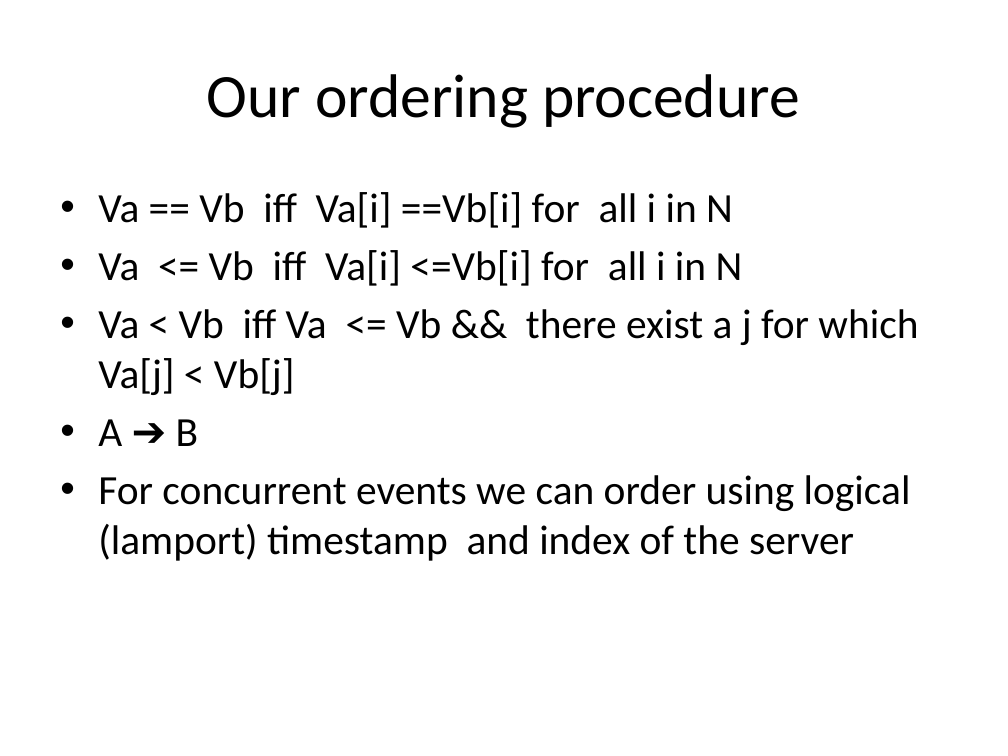
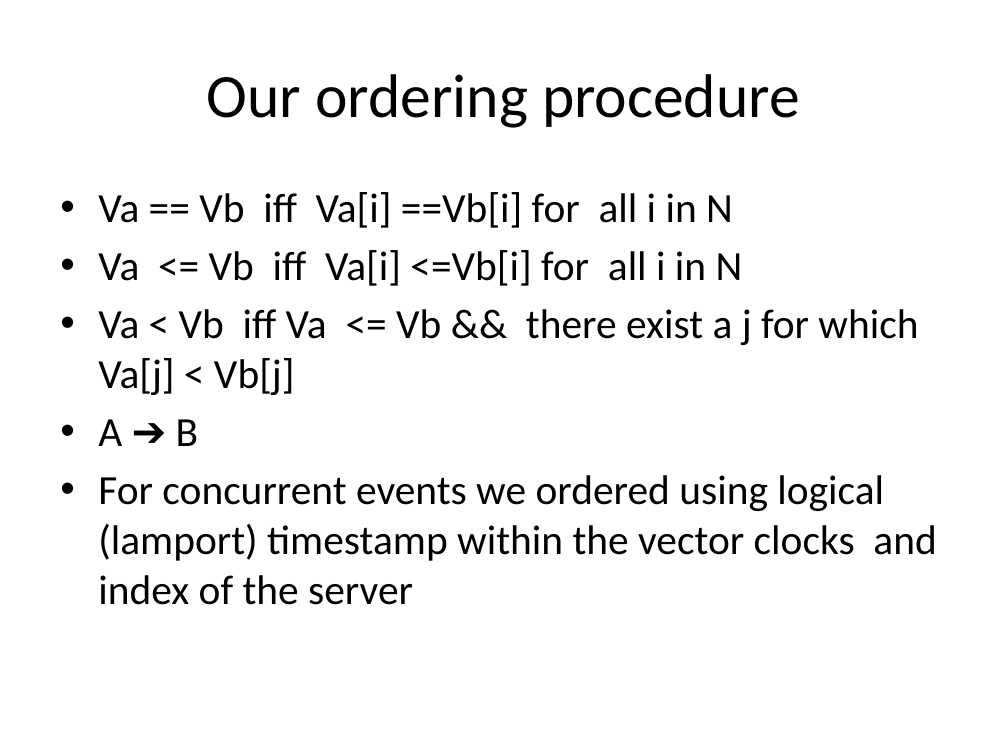
Before and after one commit to RajibTheKing/Distributed-System, a slide deck: slide 7 of Lab_Excercises/Lab3/Lab 3 (Distributed System).pptx. Drawn at 1008x756 pixels with LibreOffice and Linux fonts; fonts in the diff are those of the drawing. Boxes give left, top, right and bottom in pixels: in the first picture for what was removed or moved away, otherwise in the second. Text is boxed around its words. In the diff, an @@ line names an element or a change of style, - is before the commit and + after.

Commit message:
Update presentation lab3

```diff
--- a/Lab_Excercises/Lab3/Lab 3 (Distributed System).pptx
+++ b/Lab_Excercises/Lab3/Lab 3 (Distributed System).pptx
@@ text at (98, 475, 936, 605): text changed @@
-• For concurrent events we can order using logical (lamport) timestamp and index of the server
+• For concurrent events we ordered using logical (lamport) timestamp within the vector clocks and index of the server
```
Also in this commit, not shown: 1 other slide changed, 1 slide added.
